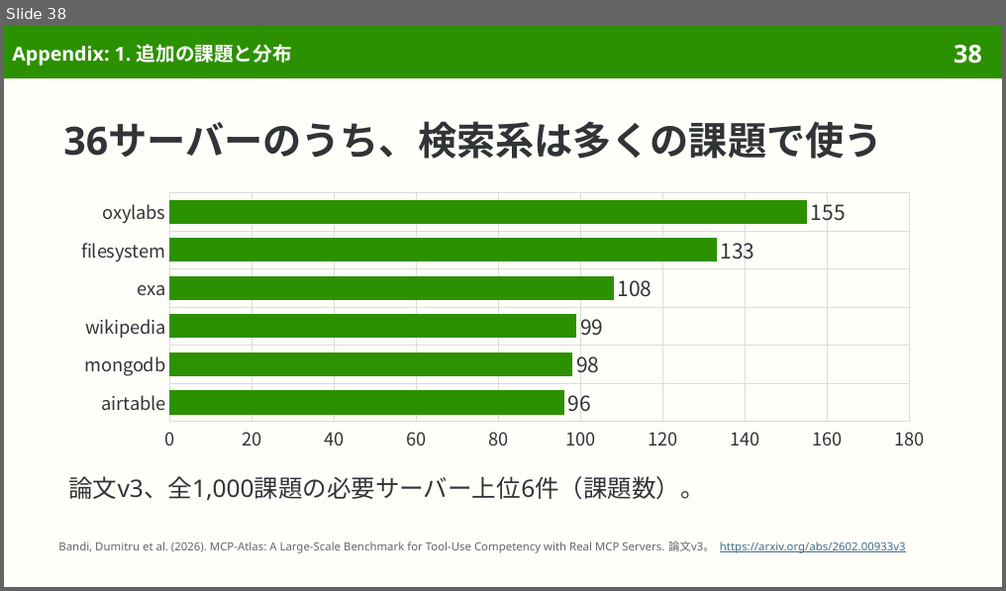
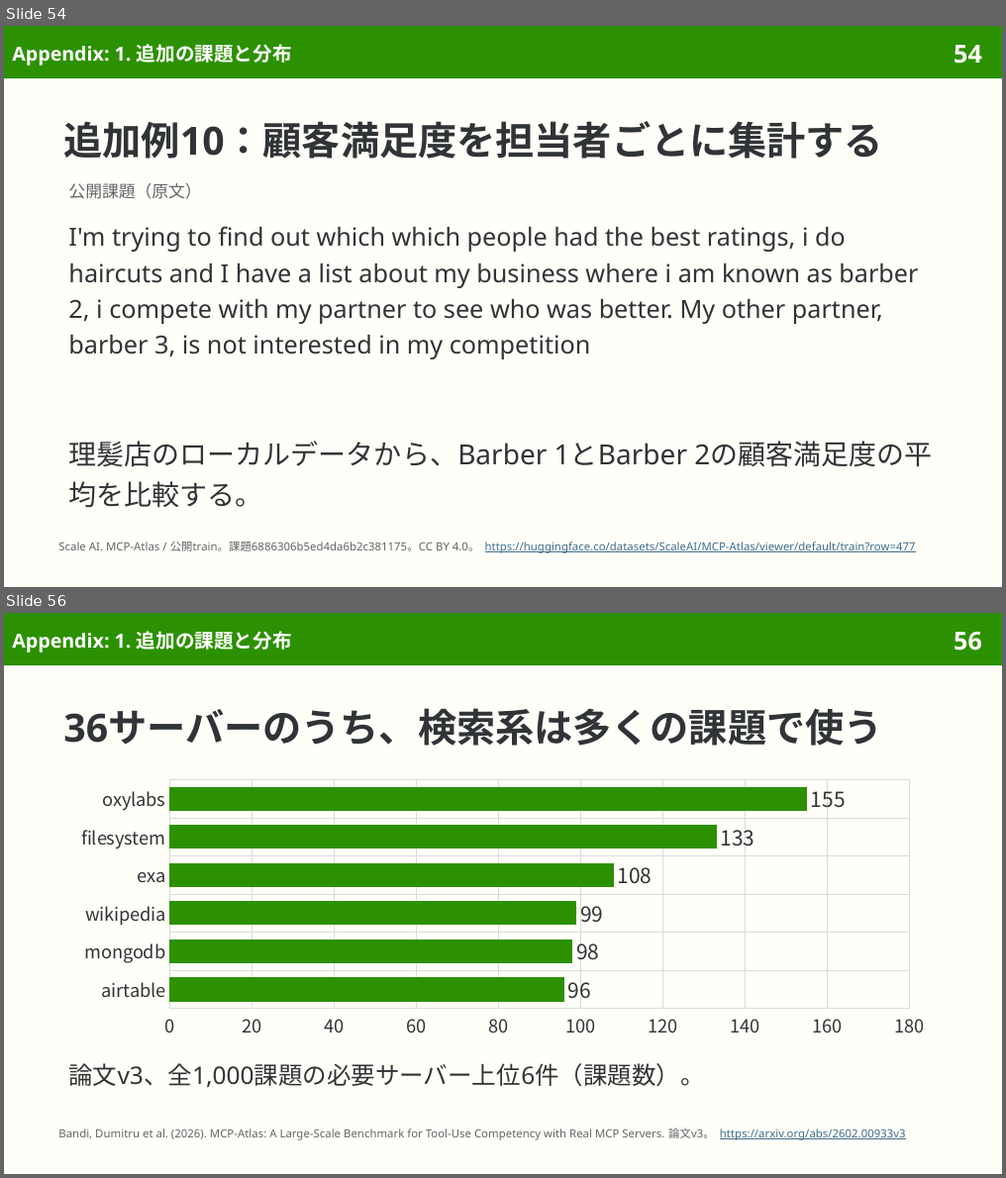
Before and after one commit to sasakiy84/datasets-in-10-minutes, a slide deck: slides/datasets-in-10-minutes-mcp-atlas.pptx. Shown one above the other, each under a label of ours: slide 38 before the commit, slides 54 and 56 after it; the slides between them are not shown. The pictures are 1006x591 and 1006x1178 pixels, drawn with LibreOffice and Linux fonts; fonts in the diff are those of the drawing. Boxes give left, top, right and bottom in pixels: in the first picture for what was removed or moved away, otherwise in the second. Text is boxed around its words. In the diff, an @@ line names an element or a change of style, - is before the commit and + after.

Commit message:
Expand MCP Atlas appendix to ten genuine additional examples

```diff
--- a/slides/datasets-in-10-minutes-mcp-atlas.pptx
+++ b/slides/datasets-in-10-minutes-mcp-atlas.pptx
@@ slide 54 added at bbox=[4, 26, 1002, 587], background #FFFEF8; not listed: 2 template elements that a slide beside it also shows @@
@@ title added at bbox=[12, 44, 292, 66], 14 pt, text #FFFFFF, bold @@
+Appendix: 1. 追加の課題と分布
@@ title added at bbox=[63, 121, 883, 159], 28 pt, text #303437, bold @@
+追加例10：顧客満足度を担当者ごとに集計する
@@ text added at bbox=[68, 183, 201, 199], 12 pt, text #626669 @@
+公開課題（原文）
@@ text added at bbox=[68, 226, 918, 360], 18 pt, text #303437 @@
+I'm trying to find out which which people had the best ratings, i do haircuts and I have a list about my business where i am known as barber 2, i compete with my partner to see who was better. My other partner, barber 3, is not interested in my competition
@@ text added at bbox=[68, 441, 687, 508], 20 pt, text #303437 @@
+理髪店のローカルデータから、Barber 1とBarber 2の顧客満足度の平均を比較する。
@@ text added at bbox=[58, 542, 916, 554], 8.1 pt, text #3F6F8F, underline @@
+Scale AI. MCP-Atlas / 公開train。課題6886306b5ed4da6b2c381175。CC BY 4.0。 https://huggingface.co/datasets/ScaleAI/MCP-Atlas/viewer/default/train?row=477
@@ what was slide 38 is now slide 56 @@
@@ page number at bbox=[953, 631, 982, 651]: text changed @@
-38
+56
```
Also in this commit, not shown: 1 slide changed, 17 other slides added, 4 other files.
